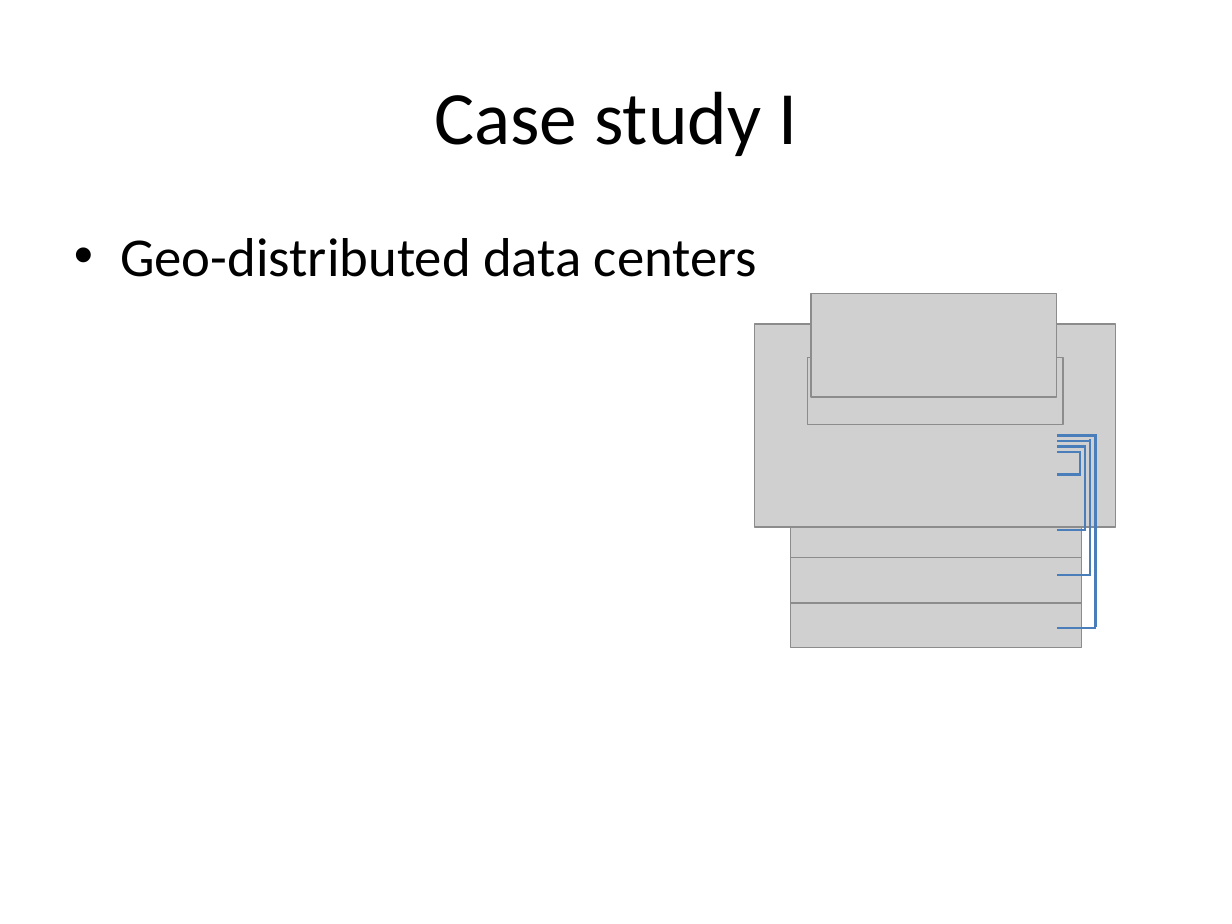
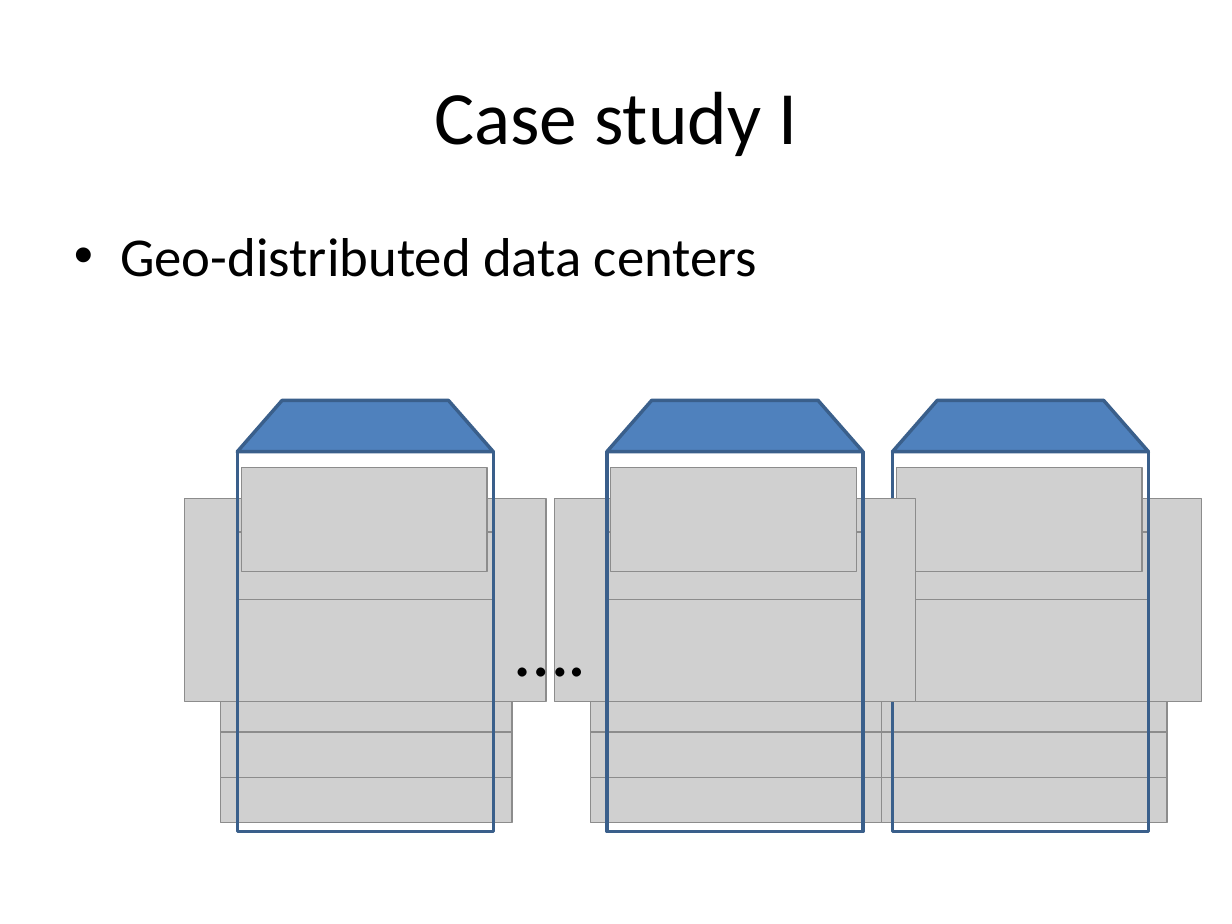
Before and after one commit to msaqib/Dissertation, a slide deck: slide 8 of RED-BL.pptx (slide 20 before the commit). Drawn at 1232x924 pixels with LibreOffice and Linux fonts; fonts in the diff are those of the drawing; grey boxes stand for pictures. Boxes give left, top, right and bottom in pixels: in the first picture for what was removed or moved away, otherwise in the second. Text is boxed around its words. In the diff, an @@ line names an element or a change of style, - is before the commit and + after.

Commit message:
Added more

```diff
--- a/RED-BL.pptx
+++ b/RED-BL.pptx
@@ trapezoid added at [238,400,494,452], fill #4F81BD, outline #3A5F8C 2 pt @@
@@ group added at [607,400,864,832]: 2 pictures, 1 rectangle, 1 trapezoid @@
@@ trapezoid added at [892,400,1148,452], fill #4F81BD, outline #3A5F8C 2 pt @@
@@ rectangle added at [238,452,494,832], outline #3A5F8C 2 pt @@
@@ picture added at [241,468,487,572] @@
@@ rectangle added at [892,452,1148,832], outline #3A5F8C 2 pt @@
@@ 6 pictures: place and size @@
-6 pictures at [755,293,1116,648]
+6 pictures at [840,468,1201,822]
@@ picture added at [185,499,546,702] @@
@@ picture added at [554,499,915,702] @@
@@ picture added at [238,532,494,600] @@
@@ text added at [503,595,599,699], 44 pt, text #000000 @@
+….
@@ group removed at [1057,435,1096,628]: 12 lines @@
@@ picture added at [221,632,511,732] @@
@@ picture added at [590,632,881,732] @@
@@ picture added at [221,678,511,777] @@
@@ picture added at [590,678,881,777] @@
@@ picture added at [221,722,511,822] @@
@@ picture added at [590,722,881,822] @@
```
Also in this commit, not shown: 2 other slides changed, 26 slides added, 1 slide removed.
